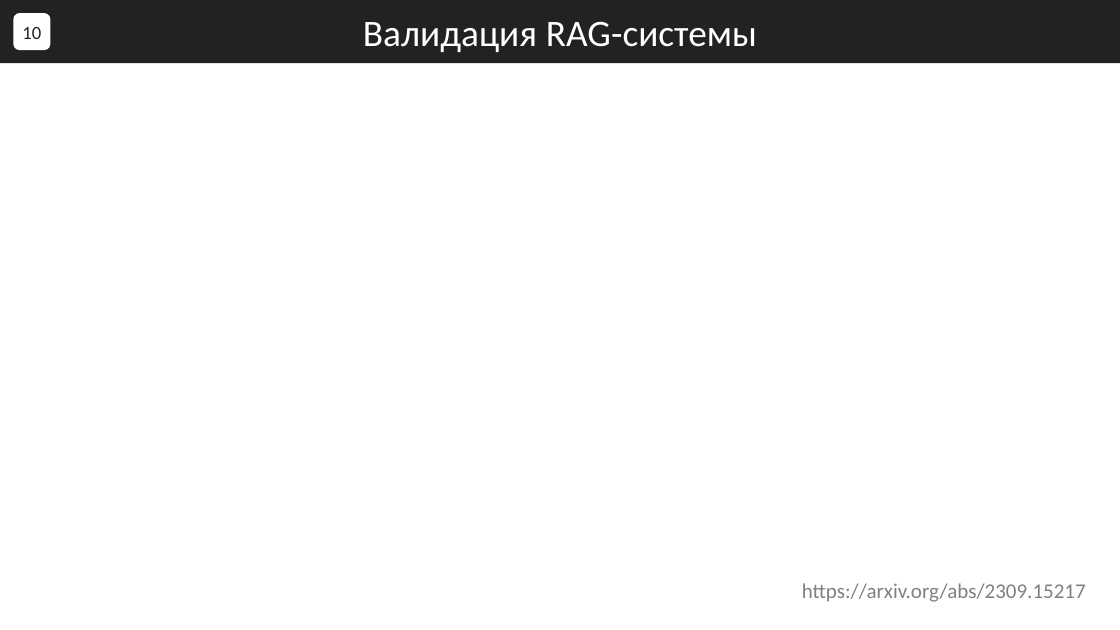
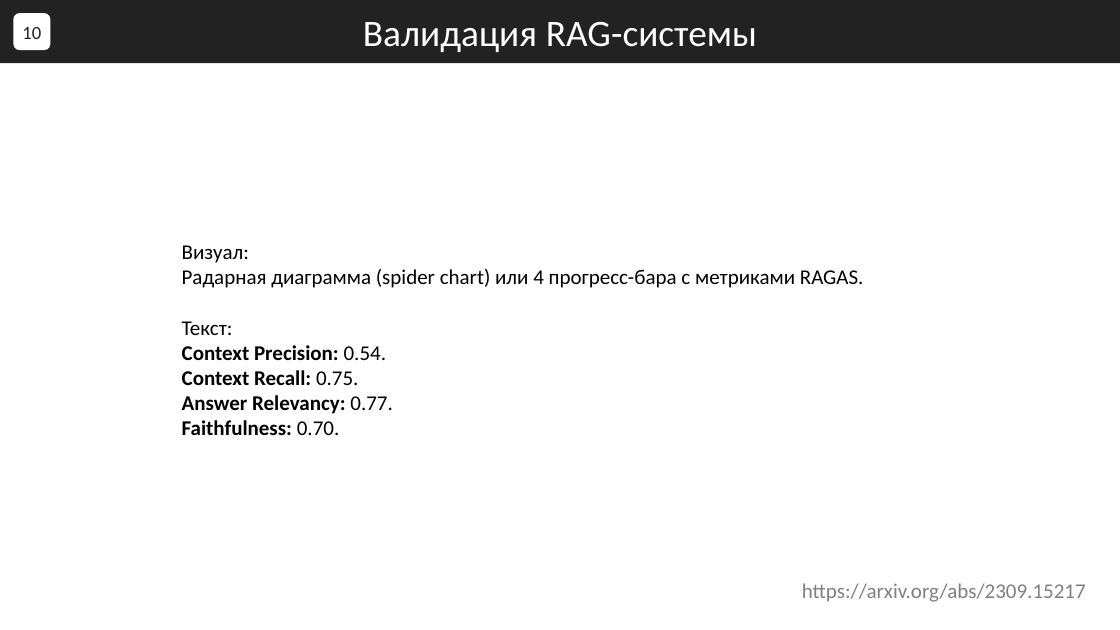
Before and after one commit to ConstDemi/ragarxiv, a slide deck: slide 10 of arXiv_Presentation.pptx. Drawn at 1120x630 pixels with LibreOffice and Linux fonts; fonts in the diff are those of the drawing. Boxes give left, top, right and bottom in pixels: in the first picture for what was removed or moved away, otherwise in the second. Text is boxed around its words. In the diff, an @@ line names an element or a change of style, - is before the commit and + after.

```diff
--- a/arXiv_Presentation.pptx
+++ b/arXiv_Presentation.pptx
@@ text added at bbox=[182, 245, 864, 435], 18 pt, text #000000 @@
+Визуал:
+Радарная диаграмма (spider chart) или 4 прогресс-бара с метриками RAGAS.
+Текст:
+Context Precision: 0.54.
+Context Recall: 0.75.
+Answer Relevancy: 0.77.
+Faithfulness: 0.70.
```
Also in this commit, not shown: 8 other slides changed, 1 slide added, 4 slides removed.
